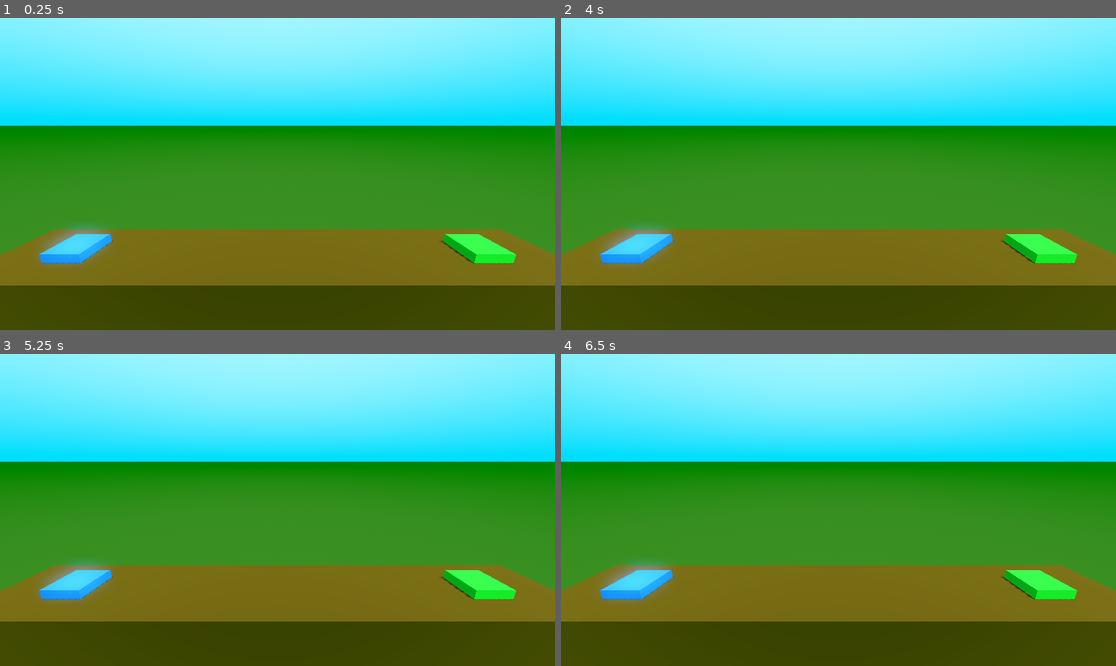
Above: before the commit, frames 1-4 (two rows, left to right).
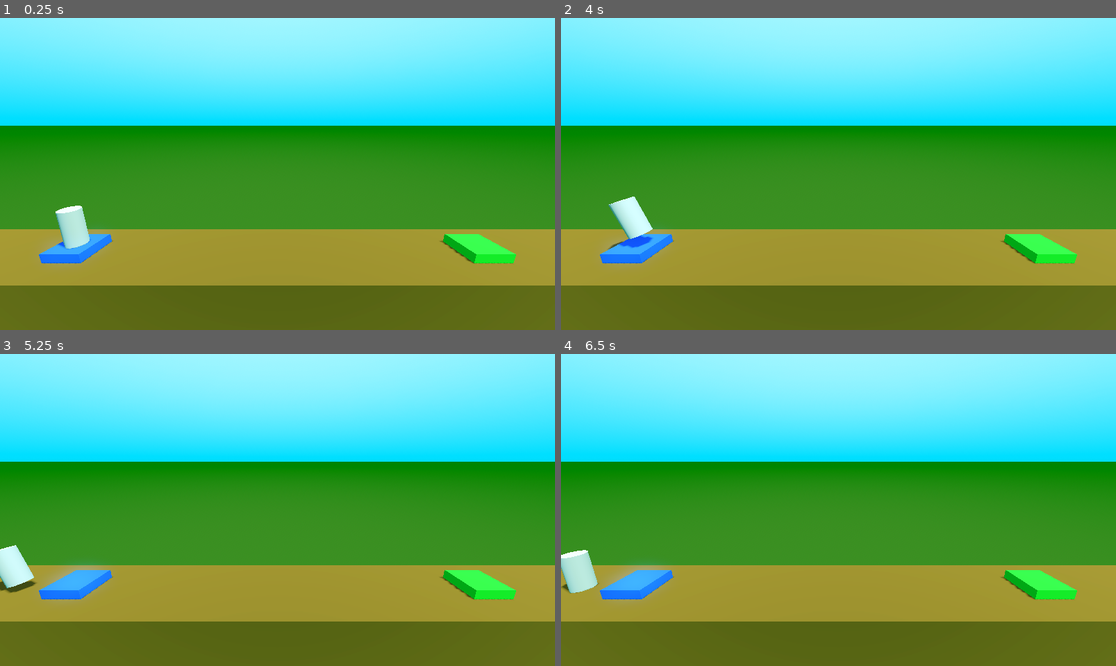
Above: after the commit, the same moments.

Repository: MateuszKosowski/Rocket-Game
Game: Godot game, scene res://scenes/lvl/level.tscn
Two runs of this game, one before a commit and one after it. Both use one fixed random seed, a clock stepped at 60 frames per second and the inputs below. The project has no main scene, so this scene is started directly.
Inputs:
- Up to frame 1 (0.25 s): no input
- Up to frame 2 (4 s): tap Enter (ui_accept) at 0.5, 1.35, 1.52, 1.82, 2, 2.85, 3.02, 3.32 s; hold Right (ui_right) 0.53-1.28 s; hold Enter (ui_accept) 0.53-1.28 s; hold Left (ui_left) 1.28-2.03 s; hold Enter (ui_accept) 2.03-2.78 s; hold Right (ui_right) 2.03-3.53 s; hold Left (ui_left) from 3.53 s (still down); hold Enter (ui_accept) from 3.53 s (still down)
- Up to frame 3 (5.25 s): keep holding Left (ui_left); release Enter (ui_accept) at 4.28 s; tap Enter (ui_accept) at 4.35, 4.52, 4.82 s; hold Enter (ui_accept) from 5.03 s (still down)
- Up to frame 4 (6.5 s): release Left (ui_left) at 5.78 s; release Enter (ui_accept) at 5.78 s; hold Right (ui_right) from 5.78 s (still down); tap Enter (ui_accept) at 5.85, 6.02, 6.32 s

The runs differ from the first frame. In frame 1, 32% of the frame differs, in the area x 0-100%, y 60-100%; in frame 2, 32%, in the area x 0-100%, y 57-100%; in frame 3, 32%; in frame 4, 32%.

Commit message:
Apply force, torque and basis_y

Diff:
--- a/scenes/lvl/level.tscn
+++ b/scenes/lvl/level.tscn
@@ -1,4 +1,6 @@
-[gd_scene load_steps=7 format=3 uid="uid://dnju5vntat0yo"]
+[gd_scene load_steps=8 format=3 uid="uid://dnju5vntat0yo"]
+
+[ext_resource type="PackedScene" uid="uid://cvkq7p6rvm1wm" path="res://scenes/player/player.tscn" id="1_tifit"]
 
 [sub_resource type="ProceduralSkyMaterial" id="ProceduralSkyMaterial_r344y"]
 sky_top_color = Color(0.353719, 0.584906, 1, 1)
@@ -18,12 +20,14 @@
 glow_enabled = true
 
 [sub_resource type="StandardMaterial3D" id="StandardMaterial3D_02cok"]
-albedo_color = Color(0.385355, 0.295097, 0.119377, 1)
+albedo_color = Color(0.502292, 0.388903, 0.16884, 1)
 metallic = 1.0
 metallic_specular = 0.55
 
 [sub_resource type="StandardMaterial3D" id="StandardMaterial3D_60g8j"]
-albedo_color = Color(0.0406462, 0.301769, 1, 1)
+albedo_color = Color(0.00269263, 0.227332, 0.869013, 1)
+backlight_enabled = true
+backlight = Color(3.7542e-06, 0, 0.783205, 1)
 
 [sub_resource type="StandardMaterial3D" id="StandardMaterial3D_gyp41"]
 albedo_color = Color(1.51612e-06, 0.653202, 5.77569e-07, 1)
@@ -40,7 +44,7 @@
 [node name="Floor" type="CSGBox3D" parent="."]
 transform = Transform3D(1, 0, 0, 0, 1, 0, 0, 0, 1, 0, -3.8, 0)
 use_collision = true
-size = Vector3(30, 8, 5)
+size = Vector3(40, 8, 5)
 material = SubResource("StandardMaterial3D_02cok")
 
 [node name="LaunchPad" type="CSGBox3D" parent="."]
@@ -57,3 +61,6 @@
 
 [node name="Camera3D" type="Camera3D" parent="."]
 transform = Transform3D(1, 0, 0, 0, 0.972776, 0.231748, 0, -0.231748, 0.972776, 0, 7, 10)
+
+[node name="Player" parent="." instance=ExtResource("1_tifit")]
+transform = Transform3D(1, 0, 0, 0, 1, 0, 0, 0, 1, -11, 1.7, 0)
--- a/scenes/player/Player.gd
+++ b/scenes/player/Player.gd
@@ -1,12 +1,15 @@
-extends Node3D
+extends RigidBody3D
 
 # Called every frame. 'delta' is the elapsed time since the previous frame.
 func _process(delta: float) -> void:
 
 	# Moving obj
 	if Input.is_action_pressed("ui_accept"):
-		position.y += delta
+		apply_central_force(basis.y * delta * 1000)
+
 	if Input.is_action_pressed("ui_left"):
-		rotate_z(delta)
+		# moment obrotowty
+		apply_torque(Vector3(0.0,0.0,100.0 * delta))
+
 	if Input.is_action_pressed("ui_right"):
-		rotate_z(-delta)
+		apply_torque(Vector3(0.0,0.0,100.0 * (-delta)))
--- a/scenes/player/player.tscn
+++ b/scenes/player/player.tscn
@@ -1,35 +1,21 @@
-[gd_scene load_steps=6 format=3 uid="uid://cvkq7p6rvm1wm"]
+[gd_scene load_steps=4 format=3 uid="uid://cvkq7p6rvm1wm"]
 
-[ext_resource type="Script" path="res://Player.gd" id="1_mon1o"]
+[ext_resource type="Script" path="res://scenes/player/Player.gd" id="1_aphc5"]
 
-[sub_resource type="ProceduralSkyMaterial" id="ProceduralSkyMaterial_p6yyi"]
-sky_horizon_color = Color(0.64625, 0.65575, 0.67075, 1)
-ground_horizon_color = Color(0.64625, 0.65575, 0.67075, 1)
-
-[sub_resource type="Sky" id="Sky_0klkn"]
-sky_material = SubResource("ProceduralSkyMaterial_p6yyi")
-
-[sub_resource type="Environment" id="Environment_waiea"]
-background_mode = 2
-sky = SubResource("Sky_0klkn")
-tonemap_mode = 2
-glow_enabled = true
+[sub_resource type="CylinderShape3D" id="CylinderShape3D_fgad4"]
 
 [sub_resource type="CylinderMesh" id="CylinderMesh_2hvrk"]
 
-[node name="Player" type="Node3D"]
-script = ExtResource("1_mon1o")
+[node name="Player" type="RigidBody3D"]
+axis_lock_linear_z = true
+axis_lock_angular_x = true
+axis_lock_angular_y = true
+linear_damp = 1.0
+angular_damp = 1.0
+script = ExtResource("1_aphc5")
 
-[node name="DirectionalLight3D" type="DirectionalLight3D" parent="."]
-transform = Transform3D(-0.866025, -0.433013, 0.25, 0, 0.5, 0.866025, -0.5, 0.75, -0.433013, 0, 0, 0)
-shadow_enabled = true
-
-[node name="WorldEnvironment" type="WorldEnvironment" parent="."]
-environment = SubResource("Environment_waiea")
+[node name="CollisionShape3D" type="CollisionShape3D" parent="."]
+shape = SubResource("CylinderShape3D_fgad4")
 
 [node name="MeshInstance3D" type="MeshInstance3D" parent="."]
 mesh = SubResource("CylinderMesh_2hvrk")
-
-[node name="Camera3D" type="Camera3D" parent="."]
-transform = Transform3D(1, 0, 0, 0, 1, 0, 0, 0, 1, 0, 0, 5)
-top_level = true
